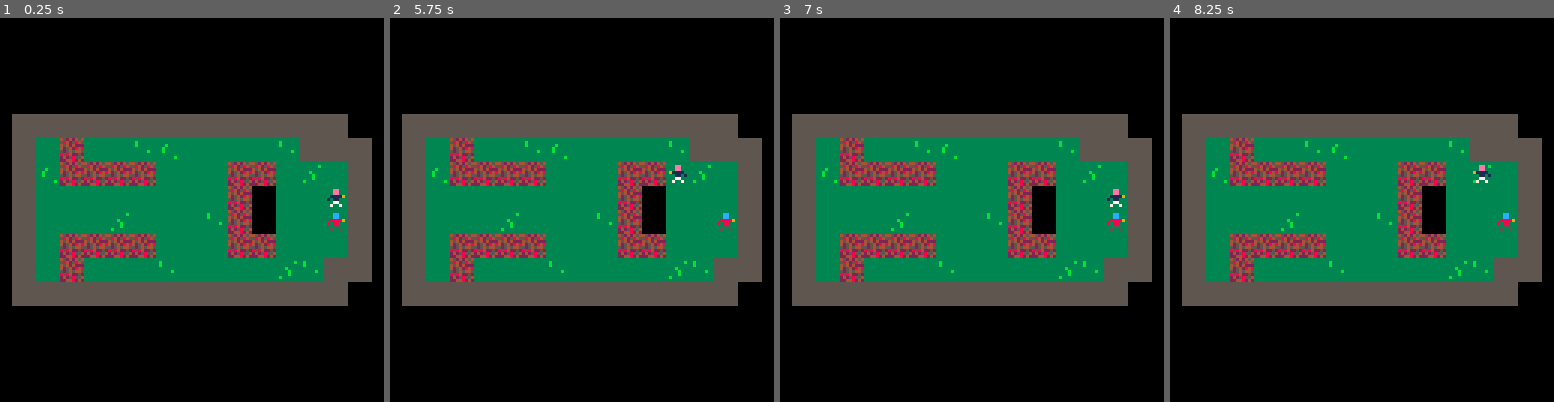
Above: before the commit, frames 1-4 (left to right).
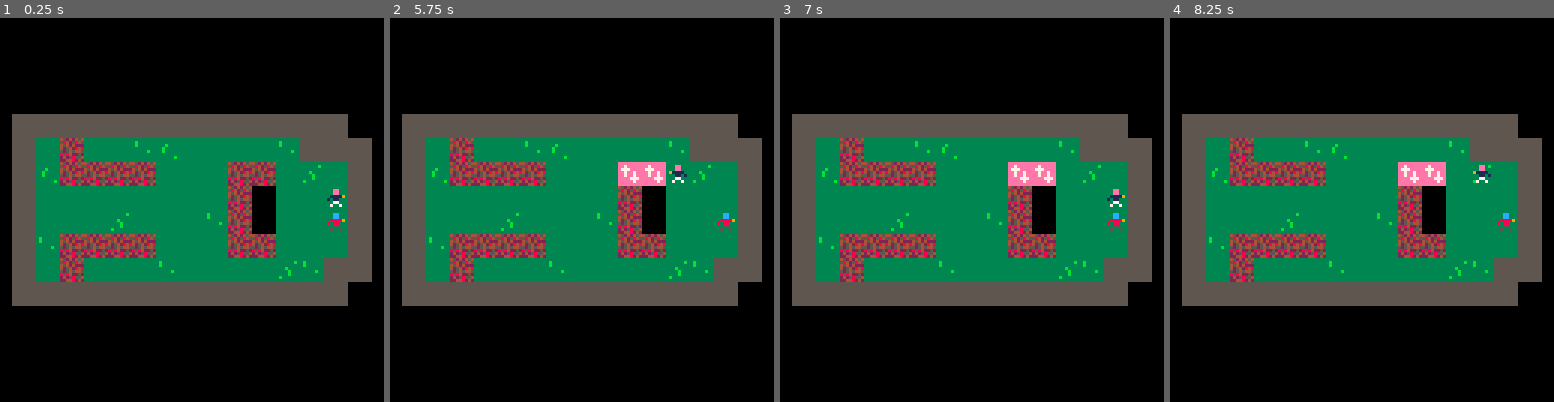
Above: after the commit, the same moments.

Repository: ianmart1n/cure2
Game: PICO-8 cartridge cure2.p8
Two runs of this game, one before a commit and one after it. Both use one fixed random seed, a clock stepped at 60 frames per second and the inputs below.
Inputs:
- Up to frame 1 (0.25 s): no input
- Up to frame 2 (5.75 s): tap X (X key) at 0.33, 1.07, 1.85, 2.97, 4.08, 5.2 s; tap O (Z key) at 0.7, 1.7, 2.1, 2.5, 2.9, 3.3, 3.7, 4.1, 4.5, 4.9, 5.3, 5.7 s; hold Right 1.6-2.1 s; hold Up 2.15-2.42 s; hold Right 2.47-3.03 s; hold Left 3.08-3.58 s; hold Down 3.63-3.97 s; hold Right 4.02-4.68 s; hold Up 4.73-5.03 s; hold Left 5.08-5.68 s; hold Down from 5.73 s (still down)
- Up to frame 3 (7 s): release Down at 6.03 s; hold Right 6.08-6.58 s; tap O (Z key) at 6.1, 6.5, 6.9 s; tap X (X key) at 6.32 s; hold Right from 6.63 s (still down)
- Up to frame 4 (8.25 s): release Right at 7.13 s; hold Up 7.18-7.45 s; tap O (Z key) at 7.3, 7.7, 8.1 s; tap X (X key) at 7.43 s; hold Right 7.5-8.07 s; hold Left from 8.12 s (still down)

The runs differ from the first frame. In frame 1, less than 0.1% of the frame differs, in the area x 10-15%, y 57-61%; in frame 2, 0.8%, in the area x 10-72%, y 37-61%; in frame 3, 0.8%; in frame 4, 0.8%.

Commit message:
implemented shooting
did a bunch of cleanup as well

Diff:
--- a/cure2.p8
+++ b/cure2.p8
@@ -26,58 +29,111 @@
 	return get_flag(x,y,1)
 end
 
+function curable(x,y,p)
+	local d   = get_flag(x,y,2)
+	local one = get_flag(x,y,6)
+	local two = get_flag(x,y,4)
+
+	if d then
+		return true
+	elseif p.id==0 and two then
+		return true
+	elseif p.id==1 and one then
+		return true
+	else
+		return false
+	end
+end
+
+
+function get_target(p)
+	target   = {}
+	local x1 = 0
+	local y1 = 0
+
+	if p.d==0 then
+		targ = p.x - p.dx
+		x1   = to_tile(targ)
+		y1   = to_tile(p.y)
+	elseif p.d==1 then
+		targ = p.x + p.dx
+		x1   = to_tile(targ)
+		y1   = to_tile(p.y)
+	elseif p.d==2 then
+	 targ = p.y - p.dy
+	 x1   = to_tile(p.x)
+	 y1   = to_tile(targ)
+	elseif p.d==3 then
+		targ = p.y + p.dy
+	 x1   = to_tile(p.x)
+	 y1   = to_tile(targ)
+	end
+
+	target.x = x1
+	target.y = y1
+
+	return target
+end
+
+
+
 function left(p)
- target = p.x - p.dx
-	x1   = to_tile(target)
-	y1   = to_tile(p.y)
-
-	if not solid(x1,y1) then
-			p.x = target
-	end
-
-	--change sprite
-	p.frame = p.f0 --l/r
+ p.d = 0
+
+ local t = get_target(p)
+
+	if not solid(t.x,t.y) then
+			p.x = p.x - p.dx
+	end
+
+	p.frame = p.f0 -- left
 	p.flipx = true
 end
 
 function right(p)
-	target = p.x + p.dx
-	x1   = to_tile(target)
-	y1   = to_tile(p.y)
-
-	if not solid(x1,y1) then
-			p.x = target
-	end
-
-	--change sprite
-	p.frame = p.f0 --l/r
+	p.d = 1
+
+	local t = get_target(p)
+
+	if not solid(t.x,t.y) then
+			p.x = p.x + p.dx
+	end
+
+	p.frame = p.f0  --right
 	p.flipx = false
 end
 
 function up(p)
-	target = p.y - p.dy
-	x1   = to_tile(p.x)
-	y1   = to_tile(target)
-
-	if not solid(x1,y1) then
-			p.y = target
-	end
-
-	--change sprite
+	p.d = 2
+
+	local t = get_target(p)
+
+	if not solid(t.x,t.y) then
+			p.y = p.y - p.dy
+	end
+
 	p.frame = p.f0+1 --up
 end
 
 function down(p)
-	target = p.y + p.dy
-	x1   = to_tile(p.x)
-	y1   = to_tile(target)
-
-	if not solid(x1,y1) then
-			p.y = target
-	end
-
-	--change sprite
+	p.d = 3
+
+	local t = get_target(p)
+
+	if not solid(t.x,t.y) then
+			p.y = p.y + p.dy
+	end
+
 	p.frame = p.f0+2 --down
+end
+
+function shoot(p)
+	local t = get_target(p)
+
+	if curable(t.x,t.y,p) then
+		propagate_cure(t.x,t.y,p)
+	end
+
 end
 
 
@@ -93,6 +149,7 @@
 	p.y  = y
 	p.dx = 8
 	p.dy = 8
+	p.d  = 0
 
 	p.frame = f
 	p.f0    = f
@@ -122,11 +179,11 @@
 end
 
 function draw_players(shift_x,shift_y)
-	p1x = p1.x + shift_x
-	p1y = p1.y + shift_y
-
-	p2x = p2.x + shift_x
-	p2y = p2.y + shift_y
+	local p1x = p1.x + shift_x
+	local p1y = p1.y + shift_y
+
+	local p2x = p2.x + shift_x
+	local p2y = p2.y + shift_y
 
 	spr(p1.frame, p1x, p1y, 1, 1, p1.flipx)
 	spr(p2.frame, p2x, p2y, 1, 1, p2.flipx)
@@ -149,14 +206,18 @@
 	local y2 = to_tile(p2.y)
 
 	-- player 1
-	if (btnp(0,a)) then
+	if btnp(0,a) then
 		left(p1)
-	elseif (btnp(1,a)) then
+	elseif btnp(1,a) then
 		right(p1)
-	elseif (btnp(2,a)) then
+	elseif btnp(2,a) then
 	 up(p1)
-	elseif (btnp(3,a)) then
+	elseif btnp(3,a) then
 	 down(p1)
+	end
+
+	if btnp(4,a) or btnp(5,a) then
+		shoot(p1)
 	end
 
 	-- player 2
@@ -170,9 +231,51 @@
 	 down(p2)
 	end
 
-
-
-end
+	if btnp(4,b) or btnp(5,b) then
+		shoot(p2)
+	end
+
+end
+
+function propagate_cure(x,y,p)
+	local i    = 0
+	local tile = 0
+
+	if p.id==0 then
+		tile = 51
+	elseif p.id==1 then
+		tile = 52
+	end
+
+	if p.d==0 then
+		while i<16 do
+			if not curable(x-i,y,p) then break end
+			mset(x-i,y,tile)
+			i = i+1
+		end
+	elseif p.d==1 then
+		while i<16 do
+			if not curable(x+i,y,p) then break end
+			mset(x+i,y,tile)
+			i = i+1
+		end
+	elseif p.d==2 then
+		while i<16 do
+			if not curable(x,y-i,p) then break end
+			mset(x,y-i,tile)
+			i = i+1
+		end
+	elseif p.d==3 then
+		while i<16 do
+			if not curable(x,y+i,p) then break end
+			mset(x,y+i,tile)
+			i = i+1
+		end
+	end
+end
+
+
+
 
 
 -- main functions
@@ -223,14 +326,14 @@
 33333333333333333333b33366666666666666666666666666666666666666666666666666666666666666666666666666666666666666666666666666666666
 333333b3333333333b33333366666666666666666666666666666666666666666666666666666666666666666666666666666666666666666666666666666666
 33333333333333333333333366666666666666666666666666666666666666666666666666666666666666666666666666666666666666666666666666666666
-555555553333333345242454aaaaaaaa000000006666666666666666666666666666666666666666666666666666666666666666666666666666666666666666
-555555553333333358425845aa7aaaaa000000006666666666666666666666666666666666666666666666666666666666666666666666666666666666666666
-555555553333333345424222a777aaaa000000006666666666666666666666666666666666666666666666666666666666666666666666666666666666666666
-555555553333333342542848aa7aa7aa000000006666666666666666666666666666666666666666666666666666666666666666666666666666666666666666
-555555553333333352545445aa7aa7aa000000006666666666666666666666666666666666666666666666666666666666666666666666666666666666666666
-555555553333333385842252aaaa777a000000006666666666666666666666666666666666666666666666666666666666666666666666666666666666666666
-555555553333333324258554aaaaa7aa000000006666666666666666666666666666666666666666666666666666666666666666666666666666666666666666
-555555553333333322448242aaaaaaaa000000006666666666666666666666666666666666666666666666666666666666666666666666666666666666666666
+555555553333333345242454eeeeeeeecccccccc0000000066666666666666666666666666666666666666666666666666666666666666666666666666666666
+555555553333333358425845ee7eeeeecc7ccccc0000000066666666666666666666666666666666666666666666666666666666666666666666666666666666
+555555553333333345424222e777eeeec777cccc0000000066666666666666666666666666666666666666666666666666666666666666666666666666666666
+555555553333333342542848ee7ee7eecc7cc7cc0000000066666666666666666666666666666666666666666666666666666666666666666666666666666666
+555555553333333352545445ee7ee7eecc7cc7cc0000000066666666666666666666666666666666666666666666666666666666666666666666666666666666
+555555553333333385842252eeee777ecccc777c0000000066666666666666666666666666666666666666666666666666666666666666666666666666666666
+555555553333333324258554eeeee7eeccccc7cc0000000066666666666666666666666666666666666666666666666666666666666666666666666666666666
+555555553333333322448242eeeeeeeecccccccc0000000066666666666666666666666666666666666666666666666666666666666666666666666666666666
 66666666666666666666666666666666666666666666666666666666666666666666666666666666666666666666666666666666666666666666666666666666
 66666666666666666666666666666666666666666666666666666666666666666666666666666666666666666666666666666666666666666666666666666666
 66666666666666666666666666666666666666666666666666666666666666666666666666666666666666666666666666666666666666666666666666666666
@@ -328,15 +431,15 @@
 66666666666666666666666666666666666666666666666666666666666666666666666666666666666666666666666666666666666666666666666666666666
 66666666666666666666666666666666666666666666666666666666666666666666666666666666666666666666666666666666666666666666666666666666
 __gff__
-0000000000000000000000000000000000000000000000000000000000000000000000000000000000000000000000000200020202000000000000000000000000000000000000000000000000000000000000000000000000000000000000000000000000000000000000000000000000000000000000000000000000000000
+0000000000000000000000000000000000000000000000000000000000000000000000000000000000000000000000000200064212020000000000000000000000000000000000000000000000000000000000000000000000000000000000000000000000000000000000000000000000000000000000000000000000000000
 0000000000000000000000000000000000000000000000000000000000000000000000000000000000000000000000000000000000000000000000000000000000000000000000000000000000000000000000000000000000000000000000000000000000000000000000000000000000000000000000000000000000000000
 __map__
 3030303030303030303030303030000000000000000000000000000000000000000000000000000000000000000000000000000000000000000000000000000000000000000000000000000000000000000000000000000000000000000000000000000000000000000000000000000000000000000000000000000000000000
 3031323131212031313131213030300000000000000000000000000000000000000000000000000000000000000000000000000000000000000000000000000000000000000000000000000000000000000000000000000000000000000000000000000000000000000000000000000000000000000000000000000000000000
 3020323232323131313232312231300000000000000000000000000000000000000000000000000000000000000000000000000000000000000000000000000000000000000000000000000000000000000000000000000000000000000000000000000000000000000000000000000000000000000000000000000000000000
-3031313131313131313234313131300000000000000000000000000000000000000000000000000000000000000000000000000000000000000000000000000000000000000000000000000000000000000000000000000000000000000000000000000000000000000000000000000000000000000000000000000000000000
-3031313122313131213234313131300000000000000000000000000000000000000000000000000000000000000000000000000000000000000000000000000000000000000000000000000000000000000000000000000000000000000000000000000000000000000000000000000000000000000000000000000000000000
-3031323232323131313232313131300000000000000000000000000000000000000000000000000000000000000000000000000000000000000000000000000000000000000000000000000000000000000000000000000000000000000000000000000000000000000000000000000000000000000000000000000000000000
+3031313131313131313235313131300000000000000000000000000000000000000000000000000000000000000000000000000000000000000000000000000000000000000000000000000000000000000000000000000000000000000000000000000000000000000000000000000000000000000000000000000000000000
+3031313122313131213235313131300000000000000000000000000000000000000000000000000000000000000000000000000000000000000000000000000000000000000000000000000000000000000000000000000000000000000000000000000000000000000000000000000000000000000000000000000000000000
+3021323232323131313232313131300000000000000000000000000000000000000000000000000000000000000000000000000000000000000000000000000000000000000000000000000000000000000000000000000000000000000000000000000000000000000000000000000000000000000000000000000000000000
 3031323131312131313131222130300000000000000000000000000000000000000000000000000000000000000000000000000000000000000000000000000000000000000000000000000000000000000000000000000000000000000000000000000000000000000000000000000000000000000000000000000000000000
 3030303030303030303030303030000000000000000000000000000000000000000000000000000000000000000000000000000000000000000000000000000000000000000000000000000000000000000000000000000000000000000000000000000000000000000000000000000000000000000000000000000000000000
 0000000000000000000000000000000000000000000000000000000000000000000000000000000000000000000000000000000000000000000000000000000000000000000000000000000000000000000000000000000000000000000000000000000000000000000000000000000000000000000000000000000000000000
